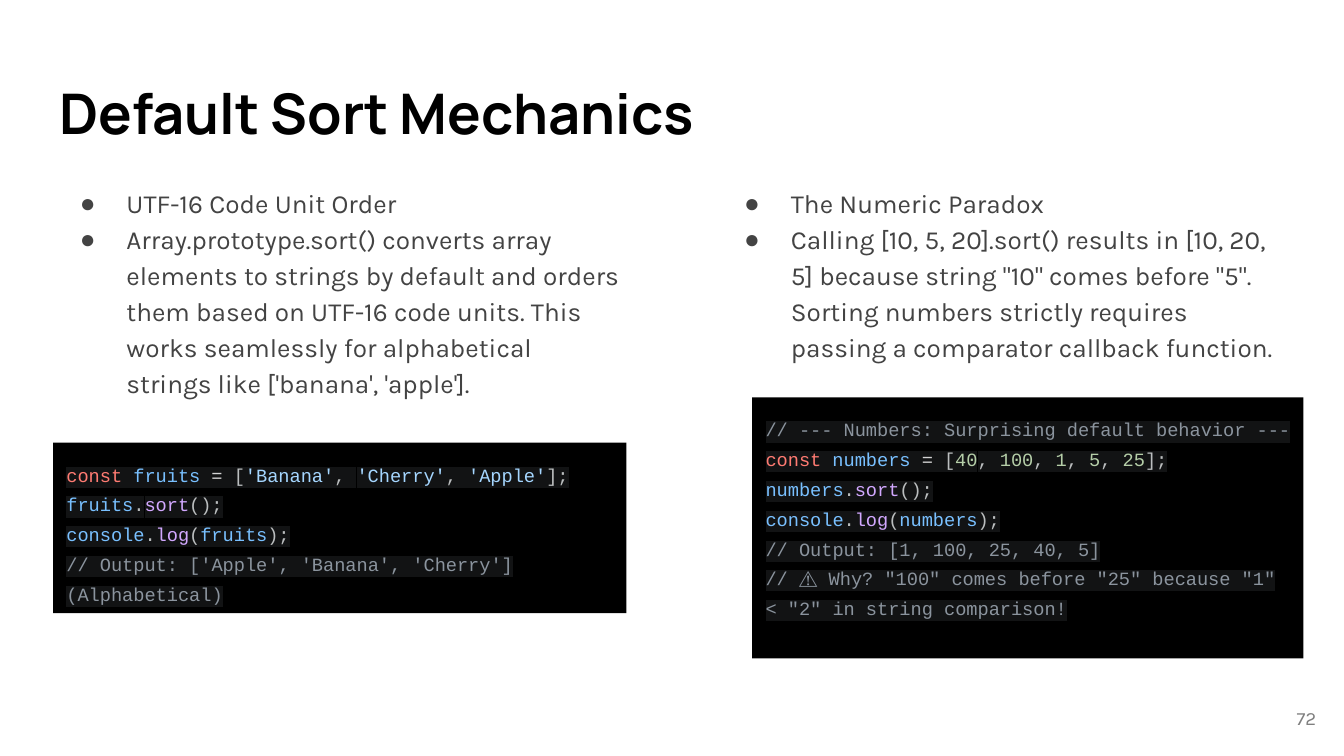
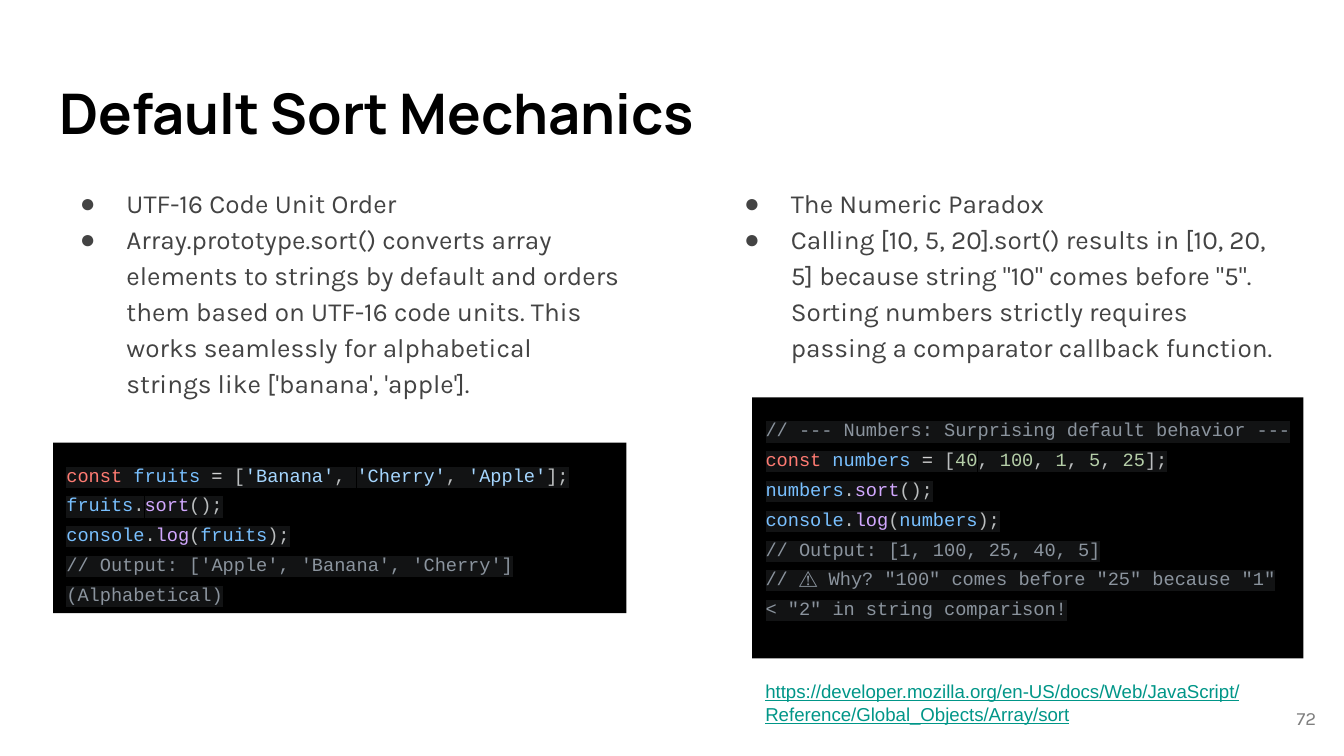
Before and after one commit to lancwyy/WebDev, a slide deck: slide 72 of Lecture_Materials/05-1-Javascript Basics.pptx. Drawn at 1344x756 pixels with LibreOffice and Linux fonts; fonts in the diff are those of the drawing. Boxes give left, top, right and bottom in pixels: in the first picture for what was removed or moved away, otherwise in the second. Text is boxed around its words. In the diff, an @@ line names an element or a change of style, - is before the commit and + after.

```diff
--- a/Lecture_Materials/05-1-Javascript Basics.pptx
+++ b/Lecture_Materials/05-1-Javascript Basics.pptx
@@ text added at (765,684,1239,725), 10 pt, text #009688, underline @@
+https://developer.mozilla.org/en-US/docs/Web/JavaScript/Reference/Global_Objects/Array/sort
```
Also in this commit, not shown: 15 other slides changed.
